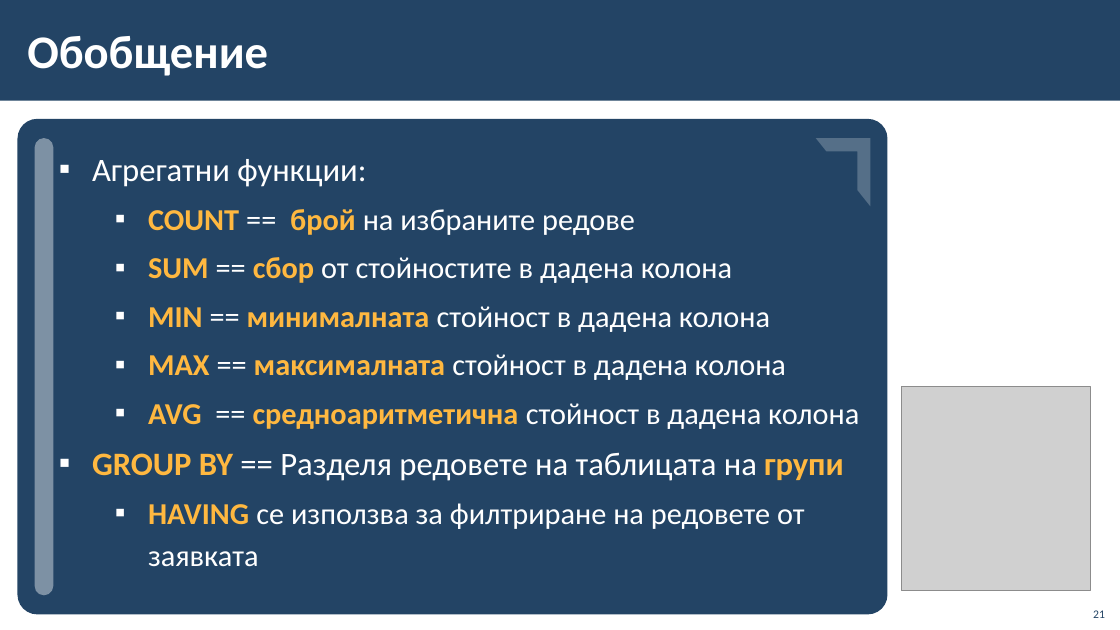
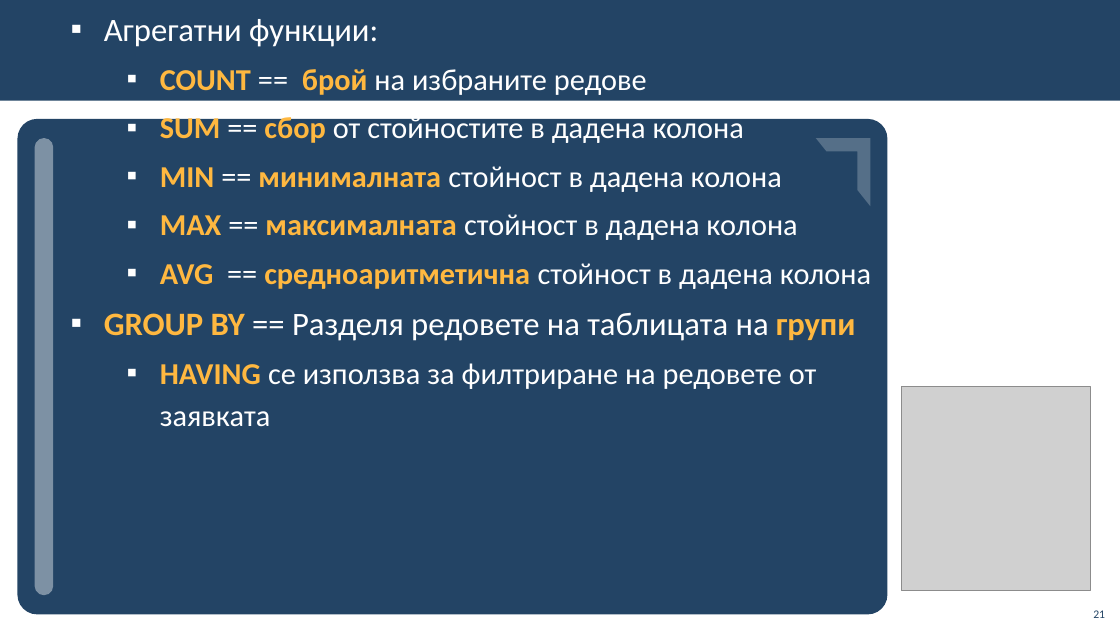
Before and after one commit to Ghostdog02/MSSQL, a slide deck: slide 21 of Theory/11-Group-and-Aggregate-Functions/11-Group-and-Aggregate-Functions.pptx. Drawn at 1120x630 pixels with LibreOffice and Linux fonts; fonts in the diff are those of the drawing; grey boxes stand for pictures; background and template pictures are left out. Boxes give left, top, right and bottom in pixels: in the first picture for what was removed or moved away, otherwise in the second. Text is boxed around its words. In the diff, an @@ line names an element or a change of style, - is before the commit and + after.

```diff
--- a/Theory/11-Group-and-Aggregate-Functions/11-Group-and-Aggregate-Functions.pptx
+++ b/Theory/11-Group-and-Aggregate-Functions/11-Group-and-Aggregate-Functions.pptx
@@ text "Агрегатни функции:": place and size @@
-text "Агрегатни функции:" at [92, 159, 859, 567]
+text "Агрегатни функции:" at [104, 19, 871, 426]
@@ title removed at [27, 36, 268, 76] @@
-Обобщение
```
Also in this commit, not shown: 19 other slides changed, 6 other files.
